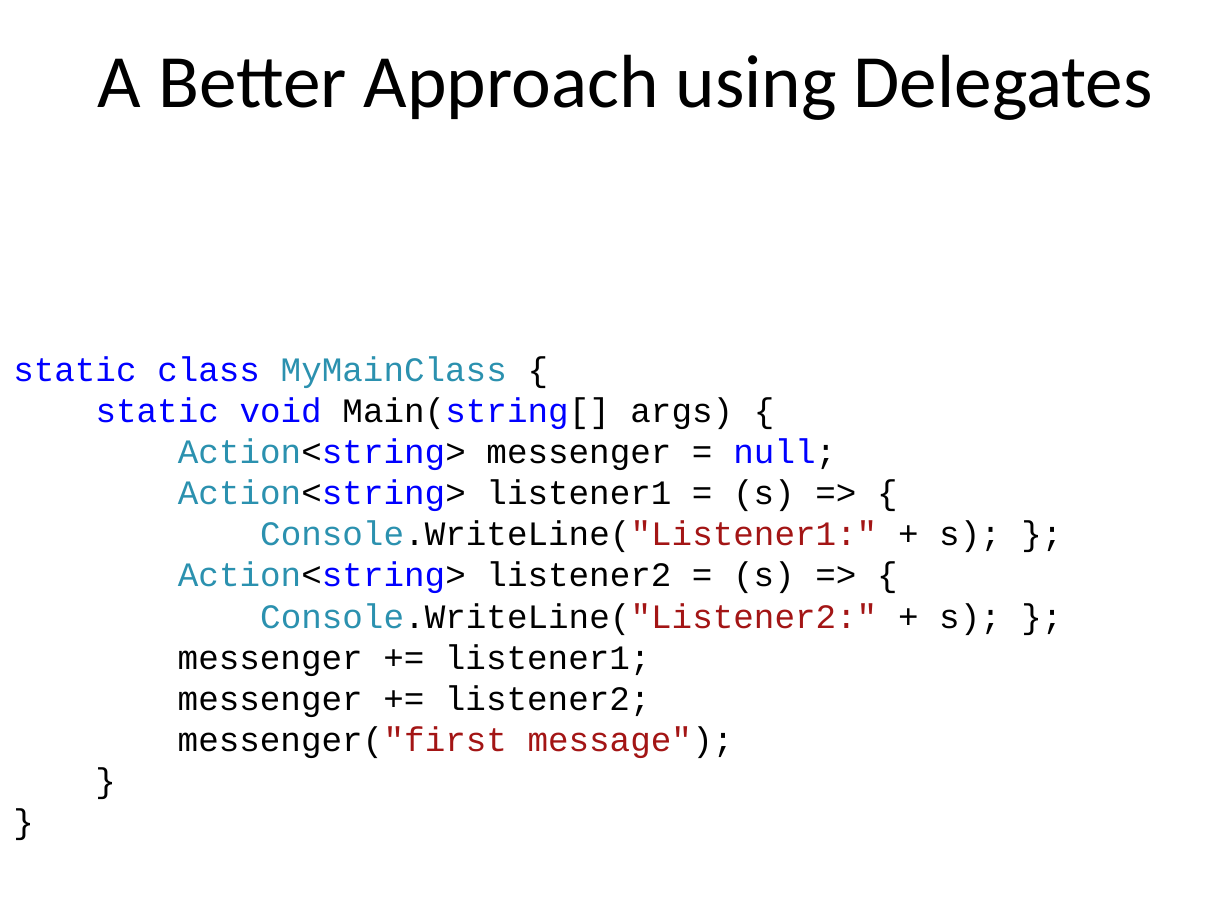
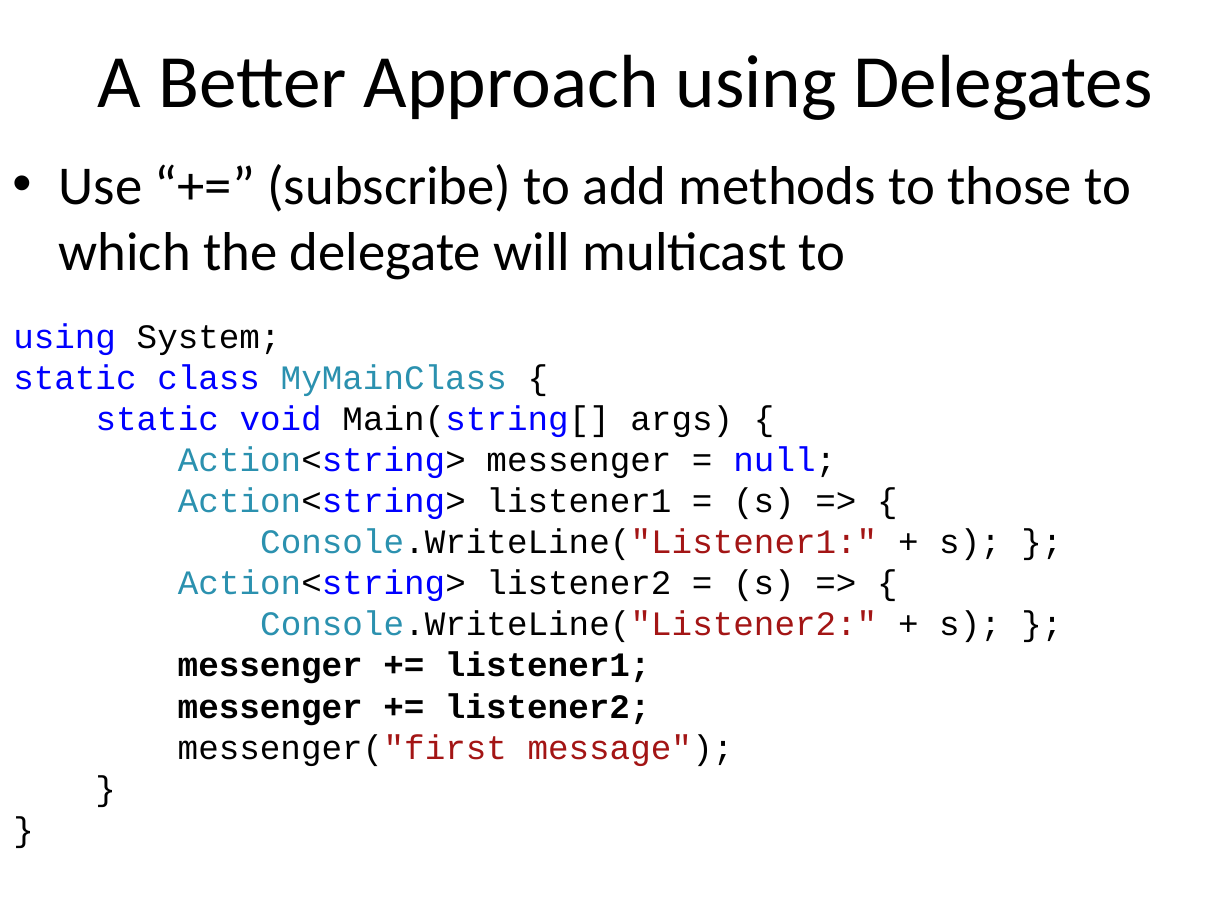
Before and after one commit to iap-csharp/iap-csharp.github.com, a slide deck: slide 29 of IAP-CSharp-Lecture-4.pptx. Drawn at 1232x924 pixels with LibreOffice and Linux fonts; fonts in the diff are those of the drawing. Boxes give left, top, right and bottom in pixels: in the first picture for what was removed or moved away, otherwise in the second. Text is boxed around its words. In the diff, an @@ line names an element or a change of style, - is before the commit and + after.

Commit message:
updates to lecture 4

```diff
--- a/IAP-CSharp-Lecture-4.pptx
+++ b/IAP-CSharp-Lecture-4.pptx
@@ text added at (59,164,1131,280), 32 pt, text #000000 @@
+• Use “+=” (subscribe) to add methods to those to which the delegate will multicast to
@@ text "using System;": place and size @@
-text "using System;" at (13,356,1001,758)
+text "using System;" at (13,323,1001,766)
@@ text at (13,323,281,355): paragraph added @@
+using System;
@@ text at (178,651,651,726): bold on in "messenger += listener1;", "messenger += listener2;" @@
```
Also in this commit, not shown: 2 other slides changed, 1 other file.
